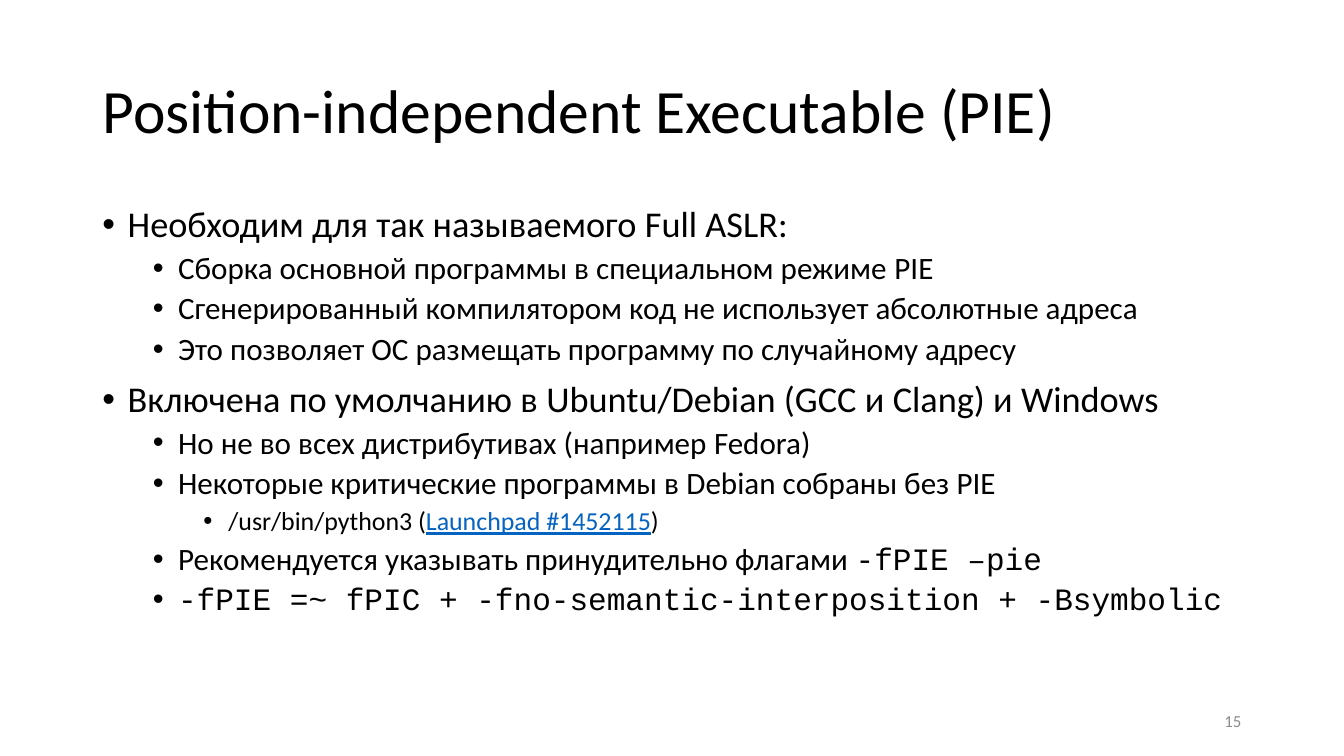
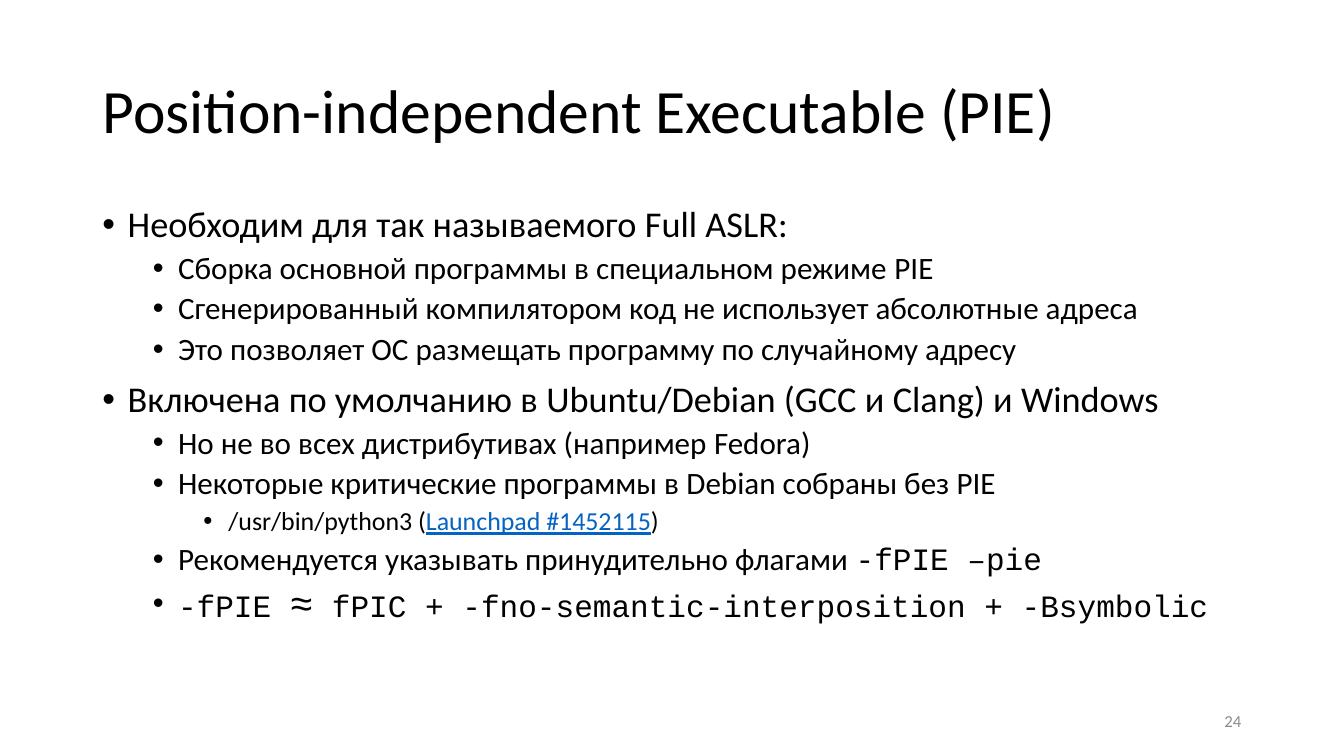
Before and after one commit to yugr/slides, a slide deck: slide 24 of CppZeroCost/2025/RU.pptx (slide 15 before the commit). Drawn at 1344x756 pixels with LibreOffice and Linux fonts; fonts in the diff are those of the drawing. Boxes give left, top, right and bottom in pixels: in the first picture for what was removed or moved away, otherwise in the second. Text is boxed around its words. In the diff, an @@ line names an element or a change of style, - is before the commit and + after.

```diff
--- a/CppZeroCost/2025/RU.pptx
+++ b/CppZeroCost/2025/RU.pptx
@@ text at <box>178,595,1208,624</box>: text changed @@
-  • -fPIE =~ fPIC + -fno-semantic-interposition + -Bsymbolic
+  • -fPIE ≈ fPIC + -fno-semantic-interposition + -Bsymbolic
@@ page number at <box>1224,716,1241,727</box>: text changed @@
-15
+24
```
Also in this commit, not shown: 1 other slide changed, 21 slides added, 2 other files.
